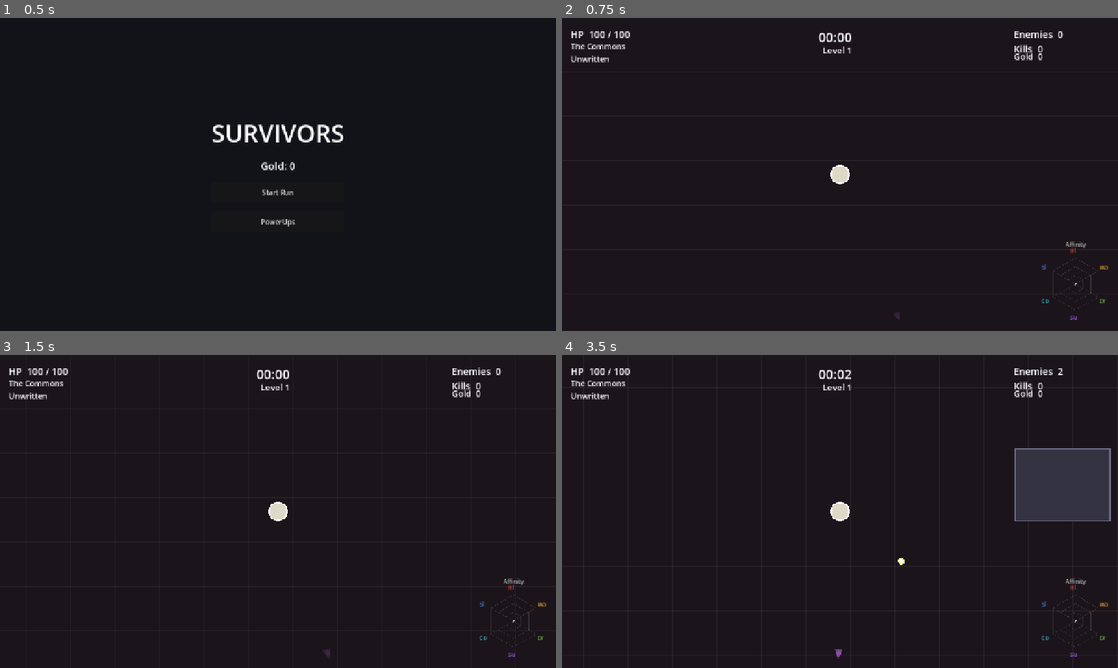
Above: before the commit, frames 1-4 (two rows, left to right).
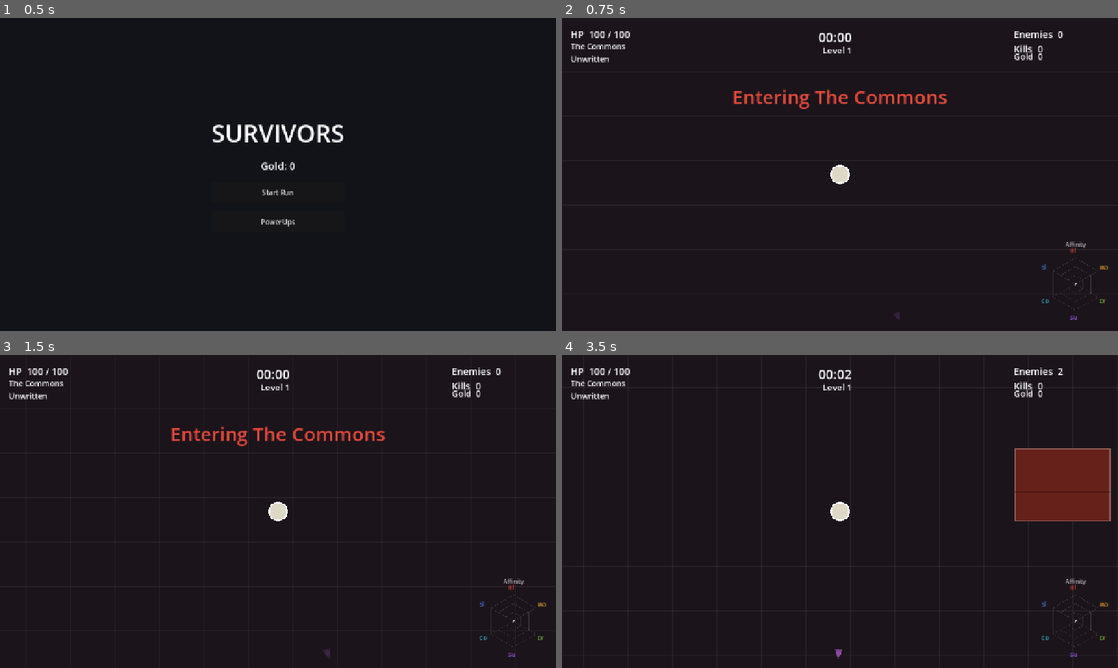
Above: after the commit, the same moments.

Repository: veighnsche/survivors-prototype
Game: Godot game, scene res://main_menu.tscn
Two runs of this game, one before a commit and one after it. Both use one fixed random seed, a clock stepped at 60 frames per second and the inputs below.
Inputs:
- Up to frame 1 (0.5 s): no input
- Up to frame 2 (0.75 s): click "Start Run" at 0.5 s
- Up to frame 3 (1.5 s): tap Enter at 1.25 s; hold D from 1.28 s (still down); tap 1 at 1.35 s
- Up to frame 4 (3.5 s): release D at 2.03 s; hold S 2.03-2.78 s; tap 2 at 2.1 s; hold D from 2.78 s (still down); tap 3 at 2.85 s

Frame 1 is identical in both runs. In frame 2, 0.8% of the frame differs, in the area x 30-70%, y 22-30%; in frame 3, 0.8%; in frame 4, 4.1%, in the area x 60-99%, y 29-68%.

Commit message:
Refinement pass: hybrid affinities, smart caster, biome legibility, rosters
- Affinities now HYBRID: first spell auto-awakens loudly (banner + signal);
  deeper tiers unlock as level-up CARDS you pick. Insight pacing slowed a lot.
- Caster brain: each cast picks the best offensive for the situation, favoring
  the damage type the current enemies are weakest to (Wither/necrotic vs brutes
  over the resisted bolt; Nova when clustered).
- Biome legibility: stronger background tint + "Entering <biome>" banner +
  per-biome obstacle styles (Commons ruined block, Thornreach thorn hedge,
  Barrows tombstone), colored to the biome.
- XP gems fling out in a random direction near the corpse, not dead-center.
- Enemy rosters: 2 archetypes per biome (Husk/Stray, Slinger/Bramble,
  Barrow-Knight/Grave-swarm) via weighted spawn; behavior-driven movement.
- Sim SIM_FAM grants the full family (all tiers) for build-viability runs.

Co-Authored-By: Claude Opus 4.8 <noreply@anthropic.com>

Diff:
--- a/scripts/config.gd
+++ b/scripts/config.gd
@@ -21,14 +21,19 @@
 	"blast": "Blast", "ward": "Ward", "drain": "Drain",
 	"control": "Control", "sight": "Sight", "summon": "Summon",
 }
-# Insight needed for tier I / II / III. The wheel fills toward the last value.
-var INSIGHT_TIERS := [10.0, 30.0, 60.0]
+# Insight needed for tier I / II / III. T1 auto-awakens; T2/T3 unlock as cards.
+# Deliberately slow — awakening a family should feel earned, not instant.
+var INSIGHT_TIERS := [16.0, 52.0, 110.0]
 
 # --- Biomes (organic noise blobs; the Commons surrounds spawn) ----------------
+# roster = the enemy archetypes that spawn here (weighted); obstacle = terrain style.
 var BIOMES := {
-	"commons":    {"name": "The Commons", "color": Color("#E2493B"), "family": "blast", "archetype": "brawler"},
-	"thornreach": {"name": "Thornreach",  "color": Color("#E0A02E"), "family": "ward",  "archetype": "skirmisher"},
-	"barrows":    {"name": "The Barrows", "color": Color("#6FB03A"), "family": "drain", "archetype": "brute"},
+	"commons":    {"name": "The Commons", "color": Color("#E2493B"), "family": "blast", "obstacle": "block",
+		"roster": [{"arch": "brawler", "w": 0.7}, {"arch": "darter", "w": 0.3}]},
+	"thornreach": {"name": "Thornreach",  "color": Color("#E0A02E"), "family": "ward",  "obstacle": "hedge",
+		"roster": [{"arch": "skirmisher", "w": 0.65}, {"arch": "bramble", "w": 0.35}]},
+	"barrows":    {"name": "The Barrows", "color": Color("#6FB03A"), "family": "drain", "obstacle": "tomb",
+		"roster": [{"arch": "brute", "w": 0.55}, {"arch": "shambler", "w": 0.45}]},
 }
 var COMMONS_RADIUS := 900.0   # spawn area is always the Commons
 var BIOME_CELL := 1600.0      # size of the Voronoi cells that make the blobs
@@ -43,18 +48,27 @@
 }
 
 # --- Enemy archetypes ---------------------------------------------------------
+# name shown in the codex; behavior = how it moves/attacks.
 var ARCHETYPES := {
-	"brawler":    {"hp": 4.0,   "speed": 122.0, "damage": 6.0,  "radius": 9.0,  "xp": "small"},
-	"skirmisher": {"hp": 8.0,   "speed": 92.0,  "damage": 7.0,  "radius": 10.0, "xp": "medium",
+	# Commons
+	"brawler":    {"name": "Husk",         "hp": 4.0,   "speed": 122.0, "damage": 6.0,  "radius": 9.0,  "xp": "small",  "behavior": "beeline"},
+	"darter":     {"name": "Stray",        "hp": 2.5,   "speed": 168.0, "damage": 4.0,  "radius": 7.0,  "xp": "small",  "behavior": "darter"},
+	# Thornreach
+	"skirmisher": {"name": "Slinger",      "hp": 8.0,   "speed": 92.0,  "damage": 7.0,  "radius": 10.0, "xp": "medium", "behavior": "kite",
 		"shot_range": 330.0, "shot_interval": 2.4, "shot_speed": 300.0},
-	"brute":      {"hp": 42.0,  "speed": 42.0,  "damage": 16.0, "radius": 20.0, "xp": "large"},
-	"boss":       {"hp": 700.0, "speed": 46.0,  "damage": 30.0, "radius": 40.0, "xp": "large"},
+	"bramble":    {"name": "Bramble",      "hp": 24.0,  "speed": 40.0,  "damage": 9.0,  "radius": 15.0, "xp": "medium", "behavior": "advance_shoot",
+		"shot_range": 320.0, "shot_interval": 2.8, "shot_speed": 240.0},
+	# Barrows
+	"brute":      {"name": "Barrow-Knight","hp": 44.0,  "speed": 42.0,  "damage": 16.0, "radius": 20.0, "xp": "large",  "behavior": "beeline"},
+	"shambler":   {"name": "Grave-swarm",  "hp": 6.0,   "speed": 34.0,  "damage": 8.0,  "radius": 11.0, "xp": "small",  "behavior": "beeline"},
+	# Boss
+	"boss":       {"name": "Reaper",       "hp": 700.0, "speed": 46.0,  "damage": 30.0, "radius": 40.0, "xp": "large",  "behavior": "beeline"},
 }
 var HP_RAMP_PER_MIN := 0.45   # enemy hp scales up over the run
 
 # --- Essence (biome-colored drops that feed family Insight) -------------------
-var ESSENCE_DROP_CHANCE := 0.55
-var ESSENCE_VALUE := 2.0
+var ESSENCE_DROP_CHANCE := 0.42
+var ESSENCE_VALUE := 1.4
 var ESSENCE_ATTRACT_SPEED := 600.0
 var ESSENCE_COLLECT_DIST := 16.0
 
--- a/scripts/enemy.gd
+++ b/scripts/enemy.gd
@@ -6,6 +6,8 @@
 signal died
 
 var archetype := "brawler"
+var behavior := "beeline"
+var stats: Dictionary = {}
 var biome := "commons"
 var hp := 5.0
 var speed := 100.0
@@ -43,7 +45,8 @@
 func setup(arch: String, biome_id: String, tgt: Node2D, hp_scale: float) -> void:
 	archetype = arch
 	biome = biome_id
-	var stats: Dictionary = Config.ARCHETYPES[arch]
+	stats = Config.ARCHETYPES[arch]
+	behavior = stats.get("behavior", "beeline")
 	hp = stats.hp * hp_scale
 	speed = stats.speed
 	damage = stats.damage
@@ -54,7 +57,7 @@
 	target = tgt
 	var bc: Color = Config.BIOMES[biome_id].color if Config.BIOMES.has(biome_id) else Color(0.9, 0.2, 0.2)
 	color = bc.darkened(0.15) if not is_boss else Color(0.92, 0.16, 0.22)
-	if arch == "skirmisher":
+	if stats.has("shot_interval"):
 		_shot_timer = randf_range(0.5, stats.shot_interval)
 		_strafe_dir = 1.0 if randf() < 0.5 else -1.0
 
@@ -111,25 +114,32 @@
 
 func _behavior_dir(delta: float) -> Vector2:
 	var to_p := target.global_position - global_position
-	match archetype:
-		"skirmisher":
-			var stats: Dictionary = Config.ARCHETYPES.skirmisher
+	match behavior:
+		"kite":  # skirmisher: shoot and keep distance
 			var d := to_p.length()
 			_shot_timer -= delta
 			if _shot_timer <= 0.0 and d <= stats.shot_range * 1.1:
 				_shot_timer = stats.shot_interval
-				_fire_shot(to_p.normalized(), stats)
+				_fire_shot(to_p.normalized())
 			if d > stats.shot_range * 0.85:
 				return to_p.normalized()
 			elif d < stats.shot_range * 0.45:
 				return -to_p.normalized()
 			else:
 				return to_p.normalized().rotated(PI / 2.0) * _strafe_dir
+		"advance_shoot":  # bramble: shoot while lumbering forward
+			_shot_timer -= delta
+			if _shot_timer <= 0.0 and to_p.length() <= stats.shot_range:
+				_shot_timer = stats.shot_interval
+				_fire_shot(to_p.normalized())
+			return to_p.normalized()
+		"darter":  # stray: fast, weaving beeline
+			return to_p.normalized().rotated(sin(Time.get_ticks_msec() * 0.006 + float(get_instance_id() % 100)) * 0.4)
 		_:
-			return to_p.normalized()  # brawler / brute / boss: beeline
+			return to_p.normalized()  # brawler / brute / shambler / boss
 
 
-func _fire_shot(dir: Vector2, stats: Dictionary) -> void:
+func _fire_shot(dir: Vector2) -> void:
 	var s := EnemyShot.new()
 	s.damage = stats.damage
 	s.speed = stats.shot_speed
--- a/scripts/game.gd
+++ b/scripts/game.gd
@@ -12,6 +12,13 @@
 var card_screen: CardScreen
 var biome_map: BiomeMap
 var bg: BackgroundGrid
+var _cur_biome := ""
+
+const FAMILY_SPELLS := {
+	"blast": {2: ["Nova", "Shockwave pulse when swarmed"], 3: ["Volley", "Extra bolt + bigger Nova"]},
+	"ward":  {2: ["Thorns", "Attackers take reflected damage"], 3: ["Deflect", "Bounce ranged shots back"]},
+	"drain": {2: ["Rot", "A necrotic damage-over-time aura"], 3: ["Wither", "Curse & melt the toughest foe"]},
+}
 
 var run_started := false
 var _shot_done := false
@@ -59,6 +66,7 @@
 	var obstacles := ObstacleField.new()
 	obstacles.player = player
 	obstacles.world_seed = map_seed
+	obstacles.biome_map = biome_map
 	add_child(obstacles)
 
 	var loot := LootField.new()
@@ -86,6 +94,7 @@
 	player.projectile_parent = projectiles_root
 	player.add_to_group("player")
 	player.died.connect(_on_player_died)
+	player.awakened.connect(_on_family_awakened)
 	add_child(player)
 
 	var cam := GameCamera.new()
@@ -126,8 +135,10 @@
 
 	_apply_meta()
 	if Sim.enabled and Sim.family != "":
-		# grant the family under test at full Insight for build-viability runs
+		# grant the family under test fully (all tiers) for build-viability runs
 		player.add_insight(Sim.family, float(Config.INSIGHT_TIERS[Config.INSIGHT_TIERS.size() - 1]))
+		player.grant_family_tier(Sim.family, 2)
+		player.grant_family_tier(Sim.family, 3)
 	run_started = true
 
 
@@ -177,8 +188,15 @@
 
 	var biome := biome_map.biome_at(player.global_position)
 	bg.tint_color = Config.BIOMES[biome].color
+	if biome != _cur_biome:
+		_cur_biome = biome
+		hud.show_banner("Entering %s" % Config.BIOMES[biome].name, Config.BIOMES[biome].color)
 	hud.update_hud(elapsed, player.hp, player.max_hp, enemies_root.get_child_count(), kills,
 		level, xp, xp_to_next, run_gold, Config.BIOMES[biome].name, _family_summary())
+
+
+func _on_family_awakened(fam: String) -> void:
+	hud.show_banner("%s awakened" % Config.FAMILY_NAMES[fam], Config.FAMILY_COLORS[fam])
 
 
 func _family_summary() -> String:
@@ -225,12 +243,24 @@
 func _spawn_enemy_at_ring() -> void:
 	var pos := player.global_position + _ring_point()
 	var biome := biome_map.biome_at(pos)
-	var arch: String = Config.BIOMES[biome].archetype
 	var e := Enemy.new()
-	e.setup(arch, biome, player, _hp_scale())
+	e.setup(_pick_arch(biome), biome, player, _hp_scale())
 	e.global_position = pos
 	e.died.connect(_on_enemy_died.bind(e))
 	enemies_root.add_child(e)
+
+
+func _pick_arch(biome: String) -> String:
+	var roster: Array = Config.BIOMES[biome].roster
+	var total := 0.0
+	for r in roster:
+		total += r.w
+	var roll := randf() * total
+	for r in roster:
+		roll -= r.w
+		if roll <= 0.0:
+			return r.arch
+	return roster[0].arch
 
 
 func _spawn_boss() -> void:
@@ -279,7 +309,9 @@
 	g.value = Config.GEM_VALUES[tier]
 	g.player = player
 	g.game = self
-	g.global_position = pos
+	# fling out in a random direction near the corpse, not dead-center
+	var a := randf() * TAU
+	g.global_position = pos + Vector2(cos(a), sin(a)) * randf_range(18.0, 46.0)
 	gems_root.add_child(g)
 
 
@@ -385,6 +417,13 @@
 
 func _draw_cards(n: int) -> Array:
 	var elig: Array = []
+	# Family spell cards unlocked by essence (Insight) — the deeper tiers you pick.
+	for fam in FAMILY_SPELLS:
+		var t: int = player.next_card_tier(fam)
+		if t >= 2 and FAMILY_SPELLS[fam].has(t) and not banished.has("fam:%s:%d" % [fam, t]):
+			var meta: Array = FAMILY_SPELLS[fam][t]
+			elig.append({"id": "fam:%s:%d" % [fam, t], "name": "%s — %s" % [Config.FAMILY_NAMES[fam], meta[0]],
+				"desc": meta[1], "rarity": "rare", "locks": [], "family": fam, "tier": t})
 	for def in Upgrades.pool():
 		var id: String = def.id
 		if banished.has(id) or locked.has(id):
@@ -421,6 +460,10 @@
 
 
 func _apply_choice(id: String) -> void:
+	if id.begins_with("fam:"):
+		var parts := id.split(":")
+		player.grant_family_tier(parts[1], int(parts[2]))
+		return
 	if id == "heal":
 		player.apply_upgrade("heal")
 		return
--- a/scripts/hud.gd
+++ b/scripts/hud.gd
@@ -12,6 +12,7 @@
 var xp_bar: ProgressBar
 var death_overlay: ColorRect
 var death_label: Label
+var banner_label: Label
 
 
 func _ready() -> void:
@@ -48,6 +49,23 @@
 	death_label.add_theme_font_size_override("font_size", 40)
 	death_overlay.add_child(death_label)
 
+	banner_label = Label.new()
+	banner_label.set_anchors_preset(Control.PRESET_TOP_WIDE)
+	banner_label.offset_top = 150.0
+	banner_label.horizontal_alignment = HORIZONTAL_ALIGNMENT_CENTER
+	banner_label.add_theme_font_size_override("font_size", 44)
+	banner_label.modulate.a = 0.0
+	add_child(banner_label)
+
+
+func show_banner(text: String, color: Color) -> void:
+	banner_label.text = text
+	banner_label.add_theme_color_override("font_color", color)
+	banner_label.modulate.a = 1.0
+	var tw := create_tween()
+	tw.tween_interval(1.1)
+	tw.tween_property(banner_label, "modulate:a", 0.0, 0.7)
+
 
 func set_class(display_name: String) -> void:
 	class_label.text = display_name
--- a/scripts/obstacle_body.gd
+++ b/scripts/obstacle_body.gd
@@ -1,9 +1,12 @@
 class_name ObstacleBody
 extends StaticBody2D
-## A solid building/rock the player collides with. Layer 16 (obstacle).
+## A solid piece of terrain the player collides with. Its look comes from the
+## biome it sits in — ruined block (Commons), thorn hedge (Thornreach), tomb
+## (Barrows) — so the terrain itself reads which region you're in.
 
 var size := Vector2(80, 80)
-var color := Color(0.2, 0.2, 0.26)
+var style := "block"
+var color := Color(0.28, 0.28, 0.34)
 
 
 func _ready() -> void:
@@ -20,5 +23,23 @@
 
 func _draw() -> void:
 	var r := Rect2(-size * 0.5, size)
-	draw_rect(r, color)
-	draw_rect(r, Color(0.42, 0.42, 0.52), false, 2.0)
+	var edge := color.lightened(0.25)
+	match style:
+		"tomb":
+			# a headstone: rounded-top slab
+			draw_rect(Rect2(-size.x * 0.5, -size.y * 0.35, size.x, size.y * 0.85), color)
+			draw_circle(Vector2(0, -size.y * 0.35), size.x * 0.5, color)
+			draw_arc(Vector2(0, -size.y * 0.35), size.x * 0.5, PI, TAU, 16, edge, 2.0)
+			draw_line(Vector2(-size.x * 0.2, 0), Vector2(size.x * 0.2, 0), edge, 2.0)
+		"hedge":
+			# thorny bramble: jagged clumped fill
+			draw_rect(r, color)
+			for i in 5:
+				var px := -size.x * 0.4 + i * size.x * 0.2
+				draw_line(Vector2(px, -size.y * 0.5), Vector2(px + 6, -size.y * 0.62), edge, 2.0)
+			draw_rect(r, edge, false, 2.0)
+		_:
+			# ruined block
+			draw_rect(r, color)
+			draw_rect(r, edge, false, 2.0)
+			draw_line(Vector2(-size.x * 0.5, size.y * 0.1), Vector2(size.x * 0.5, size.y * 0.1), Color(0, 0, 0, 0.25), 1.5)
--- a/scripts/obstacle_field.gd
+++ b/scripts/obstacle_field.gd
@@ -6,6 +6,7 @@
 
 var player: Node2D
 var world_seed := 0  # per-run seed so each run's layout differs
+var biome_map: BiomeMap  # styles obstacles by the biome they sit in
 var _active: Dictionary = {}  # Vector2i -> ObstacleBody or null (empty cell)
 var _timer := 0.0
 
@@ -59,4 +60,9 @@
 	var ob := ObstacleBody.new()
 	ob.size = Vector2(w, hgt)
 	ob.global_position = Vector2(c) * cell + Vector2(cell * 0.5 + ox, cell * 0.5 + oy)
+	if biome_map != null:
+		var biome := biome_map.biome_at(ob.global_position)
+		var bdef: Dictionary = Config.BIOMES[biome]
+		ob.style = bdef.obstacle
+		ob.color = Color(bdef.color).darkened(0.55)
 	return ob
--- a/scripts/player.gd
+++ b/scripts/player.gd
@@ -1,48 +1,51 @@
 class_name Player
 extends CharacterBody2D
-## The tabula-rasa caster. Starts with only a neutral Force Bolt cantrip; the
-## world teaches the rest — essence fills family Insight, tiers unlock spells,
-## and casting a family deepens it further. See DESIGN.md.
+## The tabula-rasa caster. Force Bolt cantrip to start. Essence fills family
+## Insight: a family's first spell auto-awakens (loud), deeper spells unlock as
+## level-up cards you pick. A caster brain picks the best offensive each cast,
+## favoring the damage type the current enemies are weakest to. See DESIGN.md.
 
 signal died
+signal awakened(fam)
 
 @export var max_hp := 100.0
 var hp := 100.0
 var speed := 210.0
 var radius := 13.0
-var color := Color(0.87, 0.85, 0.78)  # unwritten parchment
-
-# Cantrip
-var cast_timer := 0.0
+var color := Color(0.87, 0.85, 0.78)
+
+# Casting
 var bolt_count := 1
-
-# Global modifiers (meta powerups + Vital cards + boosts)
+var bolt_cd := 0.0
+var nova_cd := 0.0
+var wither_cd := 0.0
+
+# Global modifiers
 var damage_mult := 1.0
 var attack_speed_mult := 1.0
 var pickup_radius := 72.0
 var armor := 0.0
 var recovery := 0.0
 
-# --- Family state: insight + unlocked effects --------------------------------
+# --- Family state -------------------------------------------------------------
 var insight := {"blast": 0.0, "ward": 0.0, "drain": 0.0, "control": 0.0, "sight": 0.0, "summon": 0.0}
+var granted_tier := {"blast": 0, "ward": 0, "drain": 0, "control": 0, "sight": 0, "summon": 0}
 
 # Blast
-var explode_radius := 0.0       # T1 Fireburst
-var nova_timer := 0.0           # T2 Nova
+var explode_radius := 0.0
 var nova_radius := 0.0
 var nova_damage := 0.0
 # Ward
-var shield_max := 0.0           # T1 Aegis
+var shield_max := 0.0
 var shield_hp := 0.0
 var shield_regen := 0.0
-var thorns_damage := 0.0        # T2 Thorns
-var deflect_chance := 0.0       # T3 Deflect
+var thorns_damage := 0.0
+var deflect_chance := 0.0
 # Drain
-var siphon_pct := 0.0           # T1 Siphon
-var rot_timer := 0.0            # T2 Rot
+var siphon_pct := 0.0
+var rot_timer := 0.0
 var rot_radius := 0.0
 var rot_damage := 0.0
-var wither_timer := 0.0         # T3 Wither
 
 # Temporary boosts
 var boost_dmg := 1.0
@@ -107,10 +110,8 @@
 	if shield_max > 0.0 and shield_hp < shield_max:
 		shield_hp = min(shield_max, shield_hp + shield_regen * delta)
 		queue_redraw()
-	_handle_cantrip(delta)
-	_handle_nova(delta)
+	_cast_brain(delta)
 	_handle_rot(delta)
-	_handle_wither(delta)
 	_handle_contact(delta)
 
 
@@ -141,8 +142,8 @@
 	return away.normalized() if away.length() > 1.0 else Vector2.RIGHT
 
 
-# --- Insight / families ---------------------------------------------------------
-func family_tier(fam: String) -> int:
+# --- Insight / families (hybrid: T1 auto, T2/T3 as cards) ---------------------
+func insight_tier(fam: String) -> int:
 	var t := 0
 	for threshold in Config.INSIGHT_TIERS:
 		if float(insight.get(fam, 0.0)) >= float(threshold):
@@ -150,78 +151,166 @@
 	return t
 
 
+func family_tier(fam: String) -> int:
+	return int(granted_tier.get(fam, 0))
+
+
+## The next tier available to pick as a card (insight-unlocked, not yet granted),
+## or 0 if none. T1 auto-awakens, so cards only ever offer T2/T3.
+func next_card_tier(fam: String) -> int:
+	var g: int = int(granted_tier[fam])
+	if g >= 1 and g < 3 and insight_tier(fam) > g:
+		return g + 1
+	return 0
+
+
 func add_insight(fam: String, amount: float) -> void:
 	if not insight.has(fam):
 		return
-	var before := family_tier(fam)
 	insight[fam] = float(insight[fam]) + amount
-	var after := family_tier(fam)
-	for t in range(before + 1, after + 1):
-		_on_tier_up(fam, t)  # apply every crossed tier's effects in order
-
-
-func _on_tier_up(fam: String, tier: int) -> void:
+	# First spell awakens on its own — the world teaching you, loudly.
+	if insight_tier(fam) >= 1 and int(granted_tier[fam]) < 1:
+		_grant_tier(fam, 1, true)
+
+
+func grant_family_tier(fam: String, tier: int) -> void:
+	_grant_tier(fam, tier, false)
+
+
+func _grant_tier(fam: String, tier: int, loud: bool) -> void:
+	granted_tier[fam] = tier
+	_apply_tier_effects(fam, tier)
+	if loud:
+		awakened.emit(fam)
+		Fx.shake(0.4)
+	else:
+		var fname: String = Config.FAMILY_NAMES[fam]
+		Fx.floating_text(global_position + Vector2(0, -30), "%s %s" % [fname, ["I", "II", "III"][mini(tier, 3) - 1]], Config.FAMILY_COLORS[fam])
+	queue_redraw()
+
+
+func _apply_tier_effects(fam: String, tier: int) -> void:
 	match fam:
 		"blast":
 			match tier:
 				1:
 					explode_radius = 56.0
 				2:
-					nova_radius = 110.0
-					nova_damage = 10.0
+					nova_radius = 120.0
+					nova_damage = 11.0
 				3:
 					bolt_count += 1
-					nova_radius = 150.0
-					explode_radius = 72.0
+					nova_radius = 160.0
+					explode_radius = 74.0
 		"ward":
 			match tier:
 				1:
 					shield_max = 30.0
 					shield_regen = 4.0
 				2:
-					thorns_damage = 8.0
+					thorns_damage = 9.0
 				3:
 					deflect_chance = 0.6
-					shield_max = 55.0
+					shield_max = 58.0
 		"drain":
 			match tier:
 				1:
 					siphon_pct = 0.10
 				2:
-					rot_radius = 95.0
-					rot_damage = 2.0
+					rot_radius = 100.0
+					rot_damage = 2.2
 				3:
 					siphon_pct = 0.16
-	var fname: String = Config.FAMILY_NAMES[fam]
-	var numeral: String = ["I", "II", "III"][mini(tier, 3) - 1]
-	Fx.floating_text(global_position + Vector2(0, -30), "%s %s awakened" % [fname, numeral], Config.FAMILY_COLORS[fam])
-	Fx.shake(0.3)
-	queue_redraw()
-
-
-## Central damage funnel: applies global multipliers, feeds Siphon, trickles
-## "use deepens" insight for the family that dealt the damage.
-func deal(e, amount: float, dtype: String, fam: String) -> void:
+
+
+## Central damage funnel: global mults, siphon, use-deepens Insight trickle.
+func deal(e, base: float, dtype: String, fam: String) -> void:
 	if e == null or not is_instance_valid(e):
 		return
-	var applied: float = e.take_damage(amount * damage_mult * boost_dmg, dtype)
+	var applied: float = e.take_damage(base * damage_mult * boost_dmg, dtype)
 	if siphon_pct > 0.0 and applied > 0.0:
 		hp = min(max_hp, hp + applied * siphon_pct)
 	if fam != "" and applied > 0.0:
-		add_insight(fam, 0.02)
-
-
-# --- Cantrip: Force Bolt ---------------------------------------------------------
-func _handle_cantrip(delta: float) -> void:
-	cast_timer -= delta
-	if cast_timer > 0.0:
-		return
-	var target := _nearest_enemy_in(Config.CANTRIP.range)
-	if target == null:
-		cast_timer = 0.1
-		return
-	cast_timer = Config.CANTRIP.interval * attack_speed_mult * boost_rate
-	var base_dir := (target.global_position - global_position).normalized()
+		add_insight(fam, 0.015)
+
+
+func _eff(e, dtype: String) -> float:
+	return float(e.resists.get(dtype, 1.0))
+
+
+# --- Caster brain: pick the best offensive for the situation ------------------
+func _cast_brain(delta: float) -> void:
+	bolt_cd -= delta
+	nova_cd -= delta
+	wither_cd -= delta
+
+	var best_score := 0.0
+	var best := ""
+	var best_target = null
+
+	if bolt_cd <= 0.0:
+		var t := _nearest_enemy_in(Config.CANTRIP.range)
+		if t != null:
+			var s: float = 1.0 * _eff(t, "arcane")
+			if s > best_score:
+				best_score = s
+				best = "bolt"
+				best_target = t
+
+	if nova_radius > 0.0 and nova_cd <= 0.0:
+		var cnt := 0
+		var effsum := 0.0
+		for e in get_tree().get_nodes_in_group("enemies"):
+			if global_position.distance_to(e.global_position) <= nova_radius:
+				cnt += 1
+				effsum += _eff(e, "arcane")
+		if cnt >= 2:
+			var s: float = cnt * (effsum / cnt) * 0.7
+			if s > best_score:
+				best_score = s
+				best = "nova"
+
+	if int(granted_tier.drain) >= 3 and wither_cd <= 0.0:
+		var tough = null
+		var tough_hp := 14.0
+		for e in get_tree().get_nodes_in_group("enemies"):
+			if global_position.distance_to(e.global_position) <= 300.0 and e.hp > tough_hp:
+				tough_hp = e.hp
+				tough = e
+		if tough != null:
+			var s: float = (tough_hp / 30.0) * _eff(tough, "necrotic")
+			if s > best_score:
+				best_score = s
+				best = "wither"
+				best_target = tough
+
+	match best:
+		"bolt":
+			_cast_bolt(best_target)
+			bolt_cd = Config.CANTRIP.interval * attack_speed_mult * boost_rate
+		"nova":
+			_cast_nova()
+			nova_cd = 3.2 * attack_speed_mult
+		"wither":
+			_cast_wither(best_target)
+			wither_cd = 4.0
+		_:
+			bolt_cd = 0.1  # nothing worth casting; check again shortly
+
+
+func _nearest_enemy_in(reach: float) -> Node2D:
+	var best: Node2D = null
+	var best_d := reach * reach
+	for e in get_tree().get_nodes_in_group("enemies"):
+		var d: float = global_position.distance_squared_to(e.global_position)
+		if d < best_d:
+			best_d = d
+			best = e
+	return best
+
+
+func _cast_bolt(target) -> void:
+	var base_dir: Vector2 = (target.global_position - global_position).normalized()
 	var spread := deg_to_rad(12.0)
 	for i in bolt_count:
 		var offset := 0.0
@@ -238,25 +327,7 @@
 		projectile_parent.add_child(p)
 
 
-func _nearest_enemy_in(reach: float) -> Node2D:
-	var best: Node2D = null
-	var best_d := reach * reach
-	for e in get_tree().get_nodes_in_group("enemies"):
-		var d: float = global_position.distance_squared_to(e.global_position)
-		if d < best_d:
-			best_d = d
-			best = e
-	return best
-
-
-# --- Blast T2: Nova ---------------------------------------------------------------
-func _handle_nova(delta: float) -> void:
-	if nova_radius <= 0.0:
-		return
-	nova_timer -= delta
-	if nova_timer > 0.0:
-		return
-	nova_timer = 3.2 * attack_speed_mult * boost_rate
+func _cast_nova() -> void:
 	for e in get_tree().get_nodes_in_group("enemies"):
 		if global_position.distance_to(e.global_position) <= nova_radius:
 			deal(e, nova_damage, "arcane", "blast")
@@ -267,7 +338,15 @@
 	projectile_parent.add_child(ring)
 
 
-# --- Drain T2: Rot aura -------------------------------------------------------------
+func _cast_wither(target) -> void:
+	if target == null or not is_instance_valid(target):
+		return
+	target.apply_vuln(1.5, 4.0)
+	deal(target, 14.0, "necrotic", "drain")
+	Fx.floating_text(target.global_position + Vector2(0, -18), "withered", Config.FAMILY_COLORS.drain)
+
+
+# --- Drain: Rot aura (ambient) ------------------------------------------------
 func _handle_rot(delta: float) -> void:
 	if rot_radius <= 0.0:
 		return
@@ -281,28 +360,7 @@
 	queue_redraw()
 
 
-# --- Drain T3: Wither (curse the toughest nearby enemy) ------------------------------
-func _handle_wither(delta: float) -> void:
-	if family_tier("drain") < 3:
-		return
-	wither_timer -= delta
-	if wither_timer > 0.0:
-		return
-	wither_timer = 4.0
-	var best: Node2D = null
-	var best_hp := 0.0
-	for e in get_tree().get_nodes_in_group("enemies"):
-		if global_position.distance_to(e.global_position) <= 280.0 and e.hp > best_hp:
-			best_hp = e.hp
-			best = e
-	if best == null:
-		return
-	best.apply_vuln(1.5, 4.0)
-	deal(best, 12.0, "necrotic", "drain")
-	Fx.floating_text(best.global_position + Vector2(0, -18), "withered", Config.FAMILY_COLORS.drain)
-
-
-# --- Ward: deflect + contact/thorns ---------------------------------------------------
+# --- Ward: deflect + contact/thorns -------------------------------------------
 func try_deflect_shot(pos: Vector2) -> bool:
 	if deflect_chance > 0.0 and randf() < deflect_chance:
 		Fx.death_pop(pos, Config.FAMILY_COLORS.ward)
@@ -341,7 +399,7 @@
 		var absorbed: float = min(shield_hp, remaining)
 		shield_hp -= absorbed
 		remaining -= absorbed
-		add_insight("ward", 0.04)  # your wards learn by being tested
+		add_insight("ward", 0.04)
 		queue_redraw()
 		if remaining <= 0.0:
 			return
@@ -374,7 +432,7 @@
 		_overlapping.erase(e.get_instance_id())
 
 
-# --- Boosts -------------------------------------------------------------------------
+# --- Boosts -------------------------------------------------------------------
 func active_boosts() -> Array:
 	var out: Array = []
 	if boost_dmg_t > 0.0:
@@ -422,7 +480,7 @@
 	create_tween().tween_property(self, "modulate", Color.WHITE, 0.25)
 
 
-# --- Vital cards (character-level upgrades) --------------------------------------------
+# --- Vital cards --------------------------------------------------------------
 func apply_upgrade(id: String) -> void:
 	match id:
 		"maxhp":
